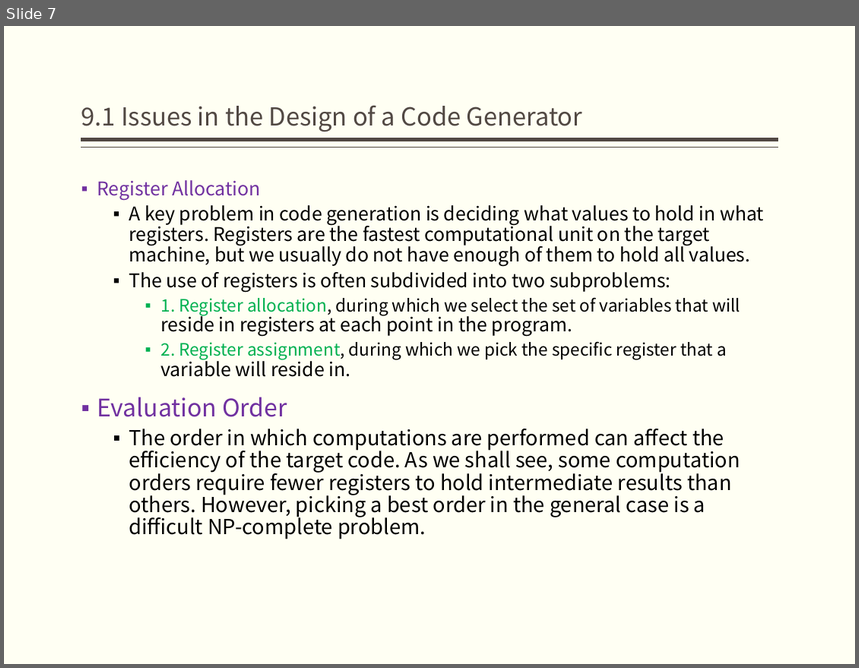
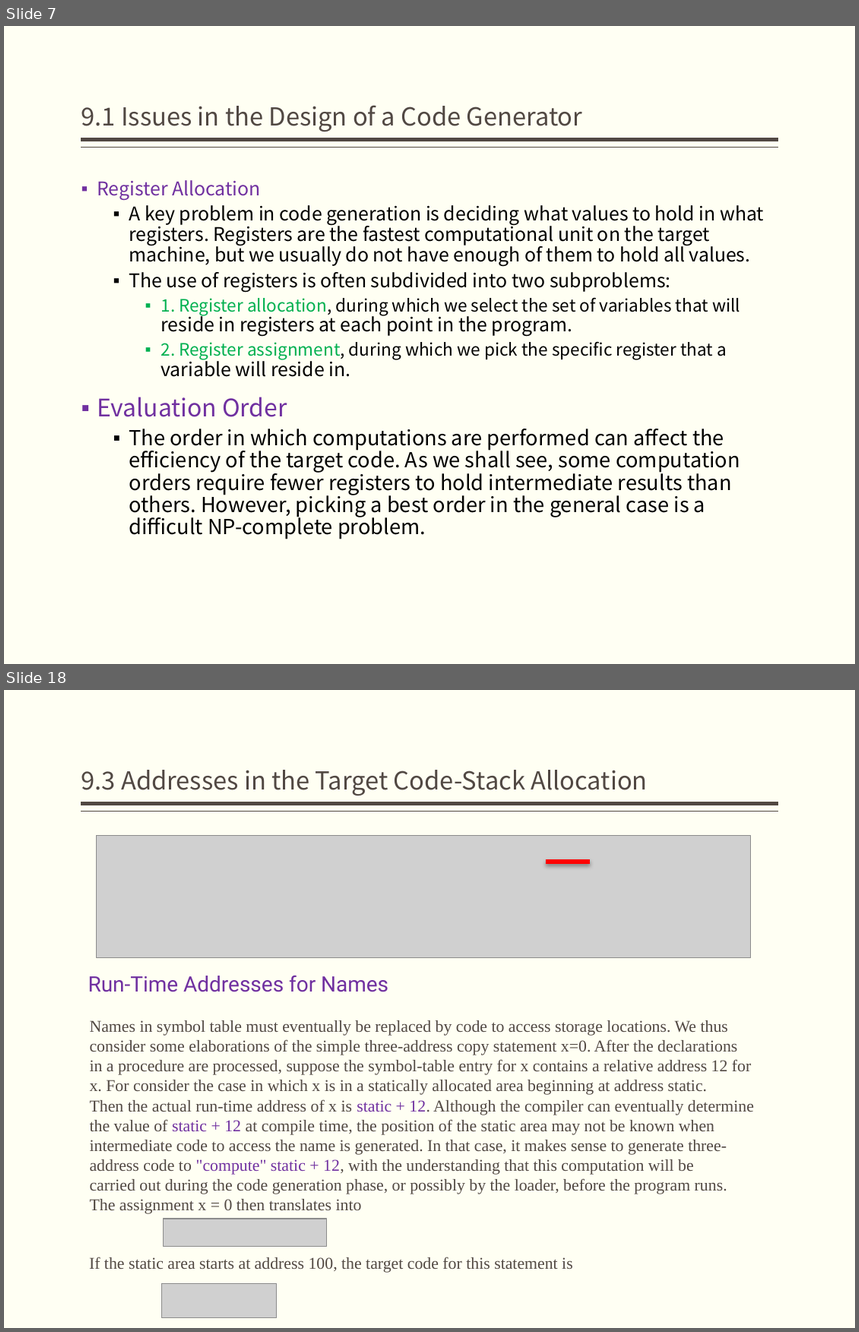
Before and after one commit to jz81/jz81.github.io, a slide deck: course/compiler/lecture/(Spring2020)Lecture9.pptx. Shown one above the other, each under a label of ours: slide 7 before the commit, slides 7 and 18 after it; the slides between them are not shown. The pictures are 859x668 and 859x1332 pixels, drawn with LibreOffice and Linux fonts; fonts in the diff are those of the drawing; grey boxes stand for pictures. Boxes give left, top, right and bottom in pixels: in the first picture for what was removed or moved away, otherwise in the second. Text is boxed around its words. In the diff, an @@ line names an element or a change of style, - is before the commit and + after.

```diff
--- a/course/compiler/lecture/(Spring2020)Lecture9.pptx
+++ b/course/compiler/lecture/(Spring2020)Lecture9.pptx
@@ slide 18 added at (4,690,855,1328), background #FFFFF3; not listed: 2 template elements that a slide beside it also shows @@
@@ title added at (82,770,648,796), 21 pt, text #514843 @@
+9.3 Addresses in the Target Code-Stack Allocation
@@ picture added at (97,836,751,958) @@
@@ line added from (545, 862) to (591, 862), #FF0000 3.78 pt @@
@@ text added at (88,975,389,992), 18 pt, text #7030A0 @@
+Run-Time Addresses for Names
@@ text added at (90,1021,754,1214), 14 pt, text #514843 @@
+Names in symbol table must eventually be replaced by code to access storage locations. We thus consider some elaborations of the simple three-address copy statement x=0. After the declarations in a procedure are processed, suppose the symbol-table entry for x contains a relative address 12 for x. For consider the case in which x is in a statically allocated area beginning at address static.
+Then the actual run-time address of x is static + 12. Although the compiler can eventually determine the value of static + 12 at compile time, the position of the static area may not be known when intermediate code to access the name is generated. In that case, it makes sense to generate three-address code to "compute" static + 12, with the understanding that this computation will be
+carried out during the code generation phase, or possibly by the loader, before the program runs. The assignment x = 0 then translates into
@@ picture added at (163,1219,326,1246) @@
@@ text added at (89,1257,573,1273), 14 pt, text #514843 @@
+If the static area starts at address 100, the target code for this statement is
@@ picture added at (161,1284,276,1319) @@
```
Also in this commit, not shown: 9 slides changed, 10 other slides added.
